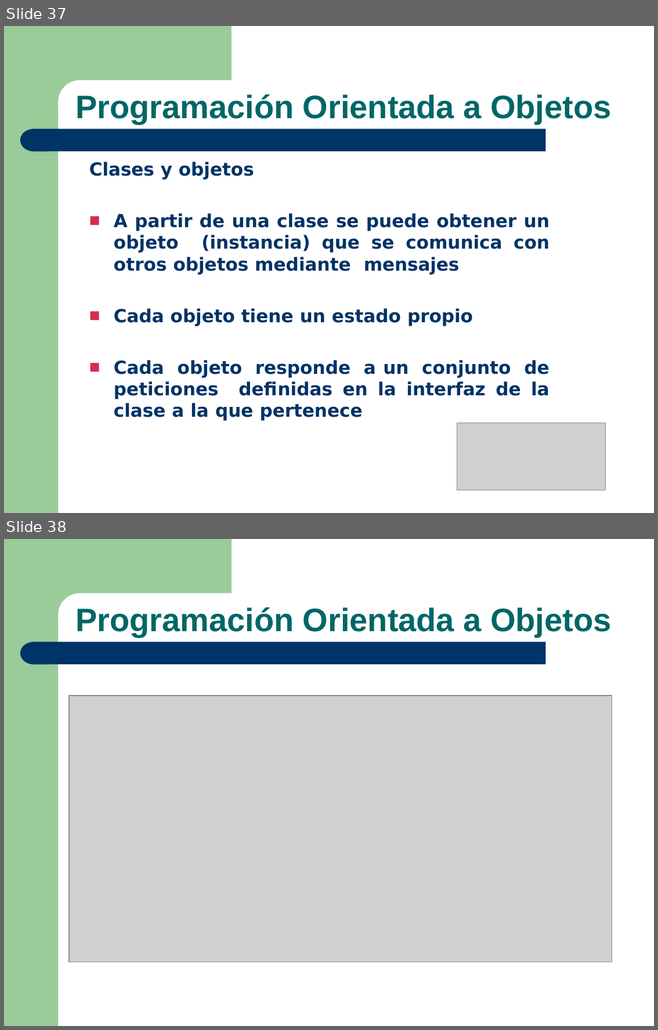
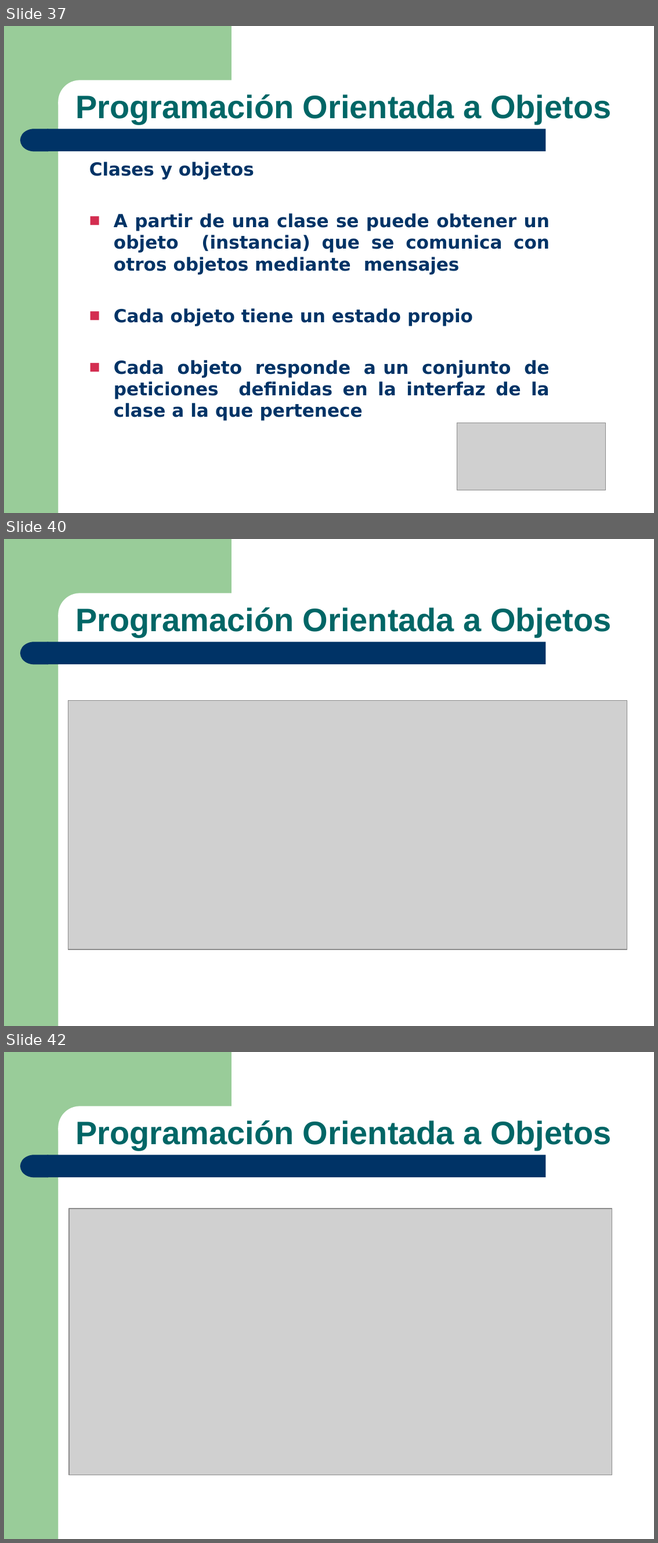
Before and after one commit to norbeydanilo/oop, a slide deck: 01.POO.pptx. Shown one above the other, each under a label of ours: slides 37 and 38 before the commit, slides 37, 40 and 42 after it; the slides between them are not shown. The pictures are 658x1030 and 658x1543 pixels, drawn with LibreOffice and Linux fonts; fonts in the diff are those of the drawing; grey boxes stand for pictures. Boxes give left, top, right and bottom in pixels: in the first picture for what was removed or moved away, otherwise in the second. Text is boxed around its words. In the diff, an @@ line names an element or a change of style, - is before the commit and + after.

```diff
--- a/01.POO.pptx
+++ b/01.POO.pptx
@@ slide 40 added at bbox=[4, 539, 654, 1026], background #FFFFFF; not listed: 5 template elements that a slide beside it also shows @@
@@ title added at bbox=[75, 607, 611, 637], 36 pt, text #006666, bold @@
+Programación Orientada a Objetos
@@ picture added at bbox=[68, 701, 626, 950] @@
@@ what was slide 38 is now slide 42 @@
```
Also in this commit, not shown: 3 other slides added, 1 other file.
